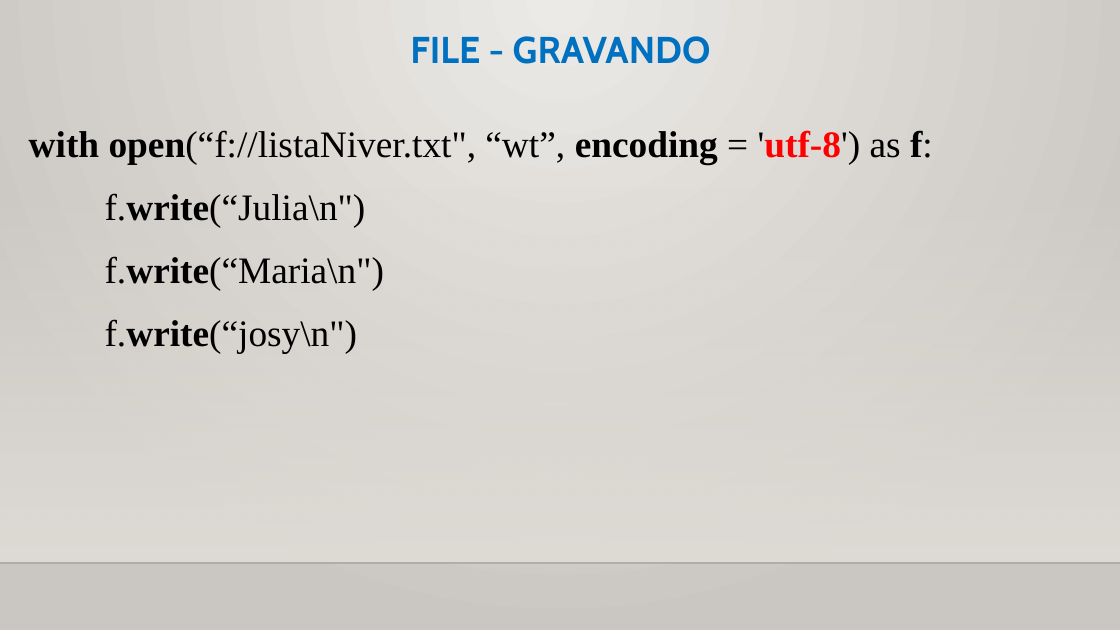
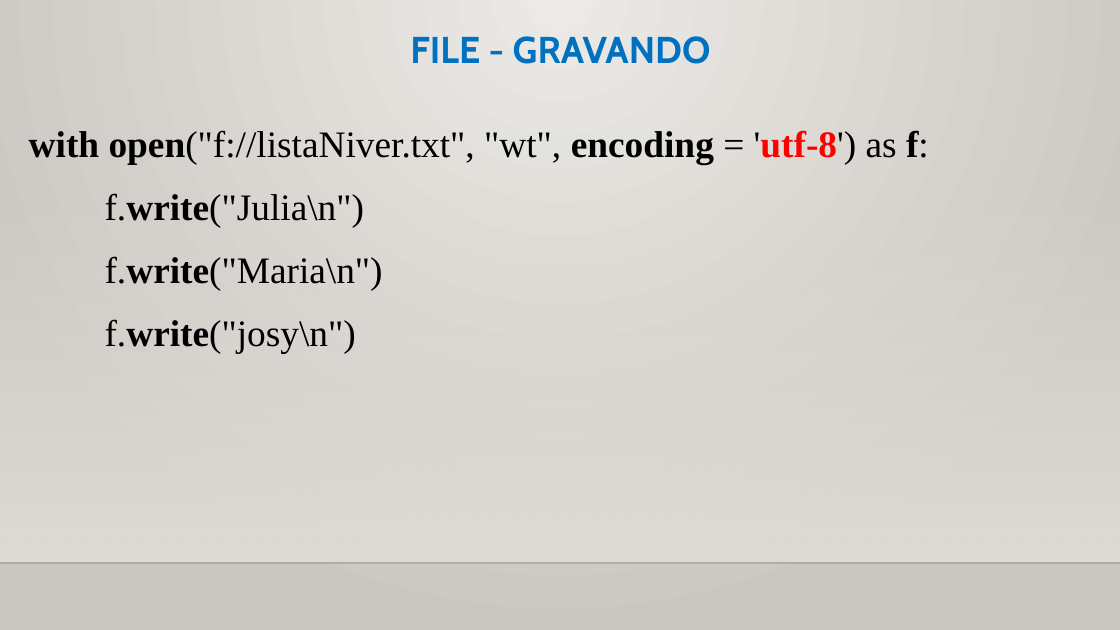
Before and after one commit to CloudEducationBrazil/WydenPythonParadigmas, a slide deck: slide 20 of 01 Classes/Aula 10 Programação Python - Arquivos e JSON.pptx. Drawn at 1120x630 pixels with LibreOffice and Linux fonts; fonts in the diff are those of the drawing; background and template pictures are left out. Boxes give left, top, right and bottom in pixels: in the first picture for what was removed or moved away, otherwise in the second. Text is boxed around its words. In the diff, an @@ line names an element or a change of style, - is before the commit and + after.

```diff
--- a/01 Classes/Aula 10 Programação Python - Arquivos e JSON.pptx
+++ b/01 Classes/Aula 10 Programação Python - Arquivos e JSON.pptx
@@ text at [29,130,929,353]: text changed @@
-with open(“f://listaNiver.txt", “wt”, encoding = 'utf-8') as f:
-  f.write(“Julia\n")
-  f.write(“Maria\n")
-  f.write(“josy\n")
+with open("f://listaNiver.txt", "wt", encoding = 'utf-8') as f:
+  f.write("Julia\n")
+  f.write("Maria\n")
+  f.write("josy\n")
```
Also in this commit, not shown: 6 other slides changed.
